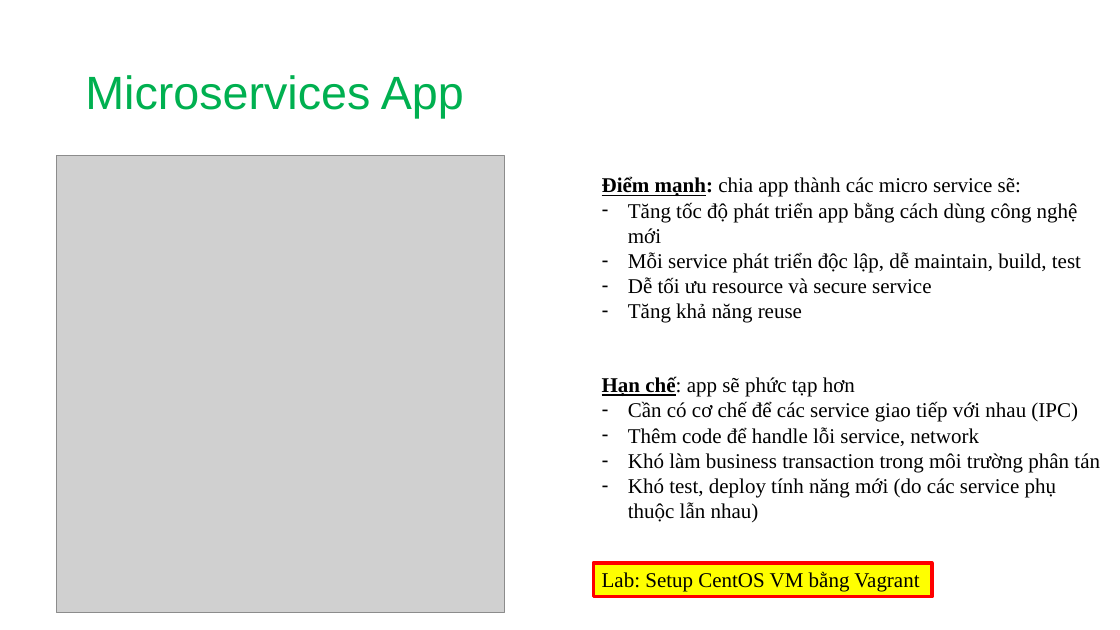
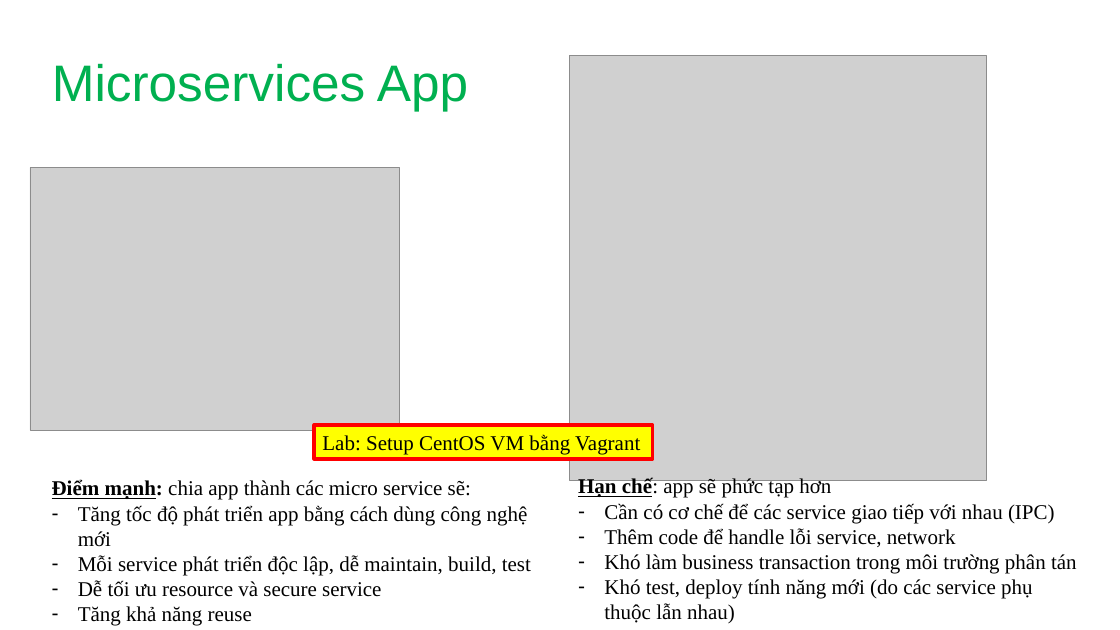
Before and after one commit to tuanndd/microservices-labs, a slide deck: slide 4 of module-1/Introduction-to-Microservices.pptx. Drawn at 1120x630 pixels with LibreOffice and Linux fonts; fonts in the diff are those of the drawing; grey boxes stand for pictures. Boxes give left, top, right and bottom in pixels: in the first picture for what was removed or moved away, otherwise in the second. Text is boxed around its words. In the diff, an @@ line names an element or a change of style, - is before the commit and + after.

Commit message:
update slide

```diff
--- a/module-1/Introduction-to-Microservices.pptx
+++ b/module-1/Introduction-to-Microservices.pptx
@@ title "Microservices App": place and size @@
-title "Microservices App" at (85,75,464,118)
+title "Microservices App" at (52,63,468,111)
@@ title "Microservices App" at (52,63,468,111): size 40 to 44 pt @@
@@ picture: place and size @@
-picture at (56,155,504,613)
+picture at (570,55,986,481)
@@ picture added at (30,168,399,430) @@
@@ rectangle "Lab: Setup CentOS VM bằng ...": place and size @@
-rectangle "Lab: Setup CentOS VM bằng ..." at (593,563,932,597)
+rectangle "Lab: Setup CentOS VM bằng ..." at (314,425,653,459)
@@ text "Điểm mạnh: chia app thành ...": place and size @@
-text "Điểm mạnh: chia app thành ..." at (602,176,1081,323)
+text "Điểm mạnh: chia app thành ..." at (52,479,531,626)
@@ text "Hạn chế: app sẽ phức ...": place and size @@
-text "Hạn chế: app sẽ phức ..." at (602,376,1100,522)
+text "Hạn chế: app sẽ phức ..." at (578,477,1077,624)
```
Also in this commit, not shown: 1 other slide changed.
